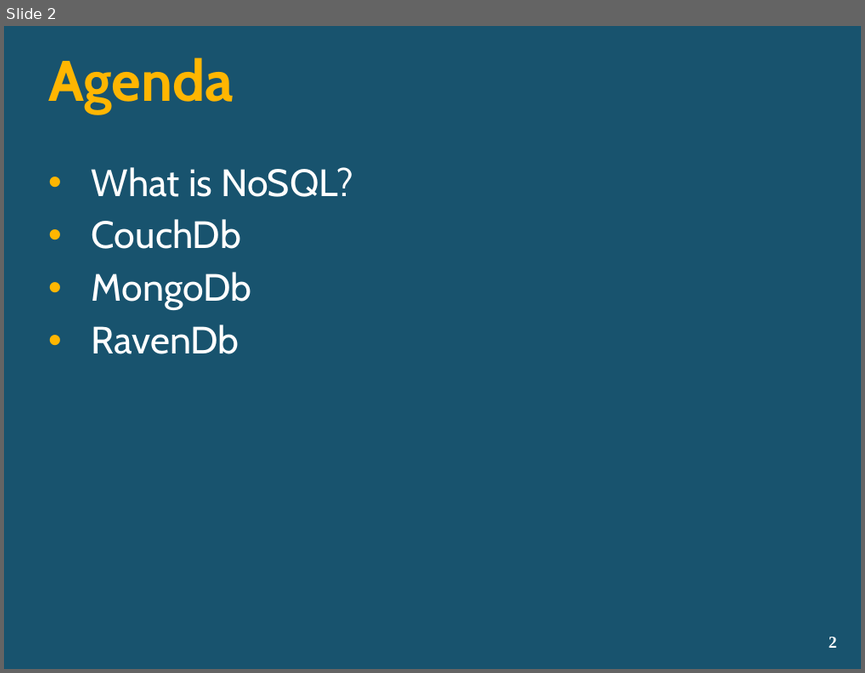
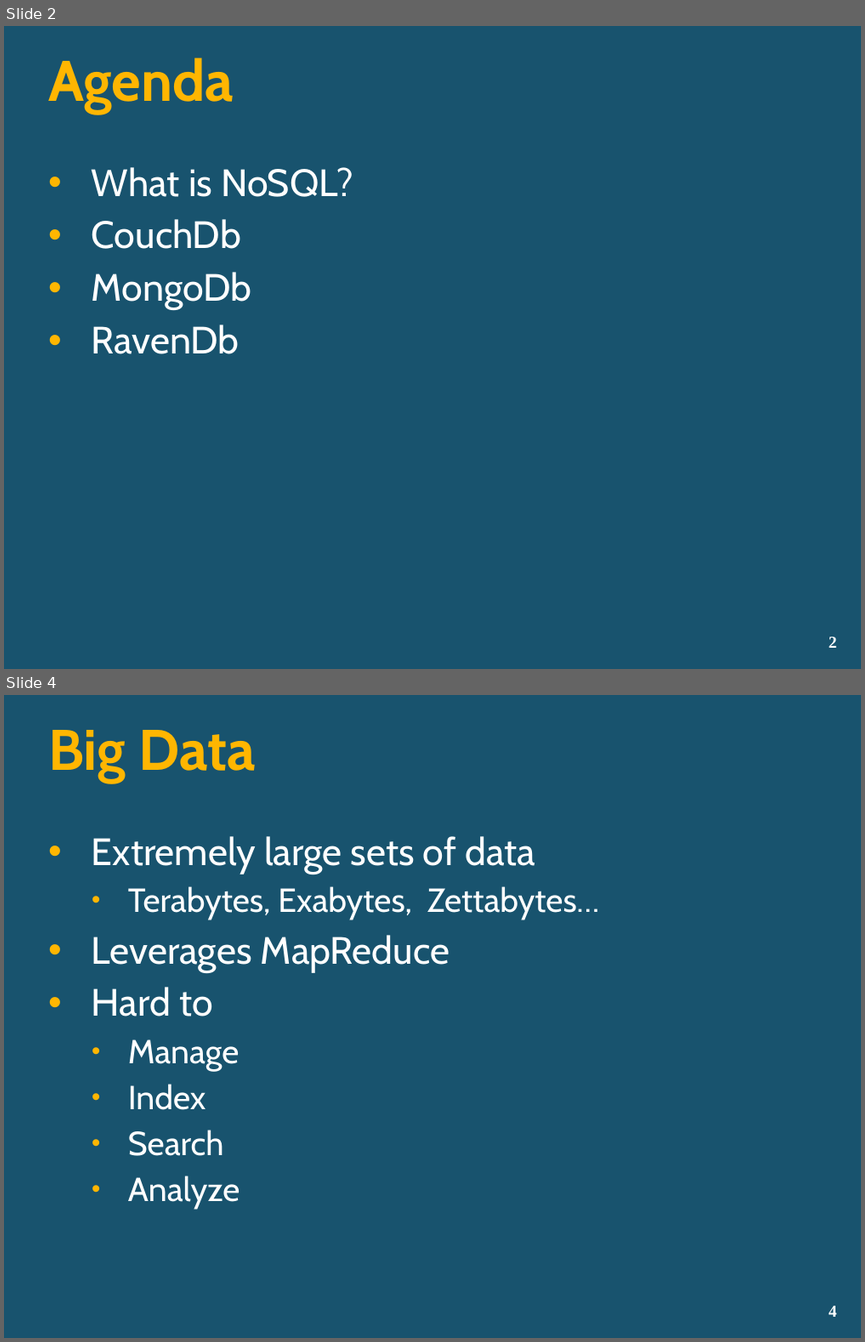
Before and after one commit to lozanotek/nosql, a slide deck: slides/NoSQL.pptx. Shown one above the other, each under a label of ours: slide 2 before the commit, slides 2 and 4 after it; the slides between them are not shown. The pictures are 865x673 and 865x1342 pixels, drawn with LibreOffice and Linux fonts; fonts in the diff are those of the drawing; background and template pictures are left out. Boxes give left, top, right and bottom in pixels: in the first picture for what was removed or moved away, otherwise in the second. Text is boxed around its words. In the diff, an @@ line names an element or a change of style, - is before the commit and + after.

```diff
--- a/slides/NoSQL.pptx
+++ b/slides/NoSQL.pptx
@@ slide 4 added at <box>4,695,861,1338</box>, background picture (left out) @@
@@ title added at <box>48,730,256,783</box>, 48 pt, text #FFB601, bold @@
+Big Data
@@ text added at <box>92,836,599,1209</box>, 28 pt, text #FFFFFF @@
+• Extremely large sets of data
+  • Terabytes, Exabytes, Zettabytes…
+• Leverages MapReduce
+• Hard to
+  • Manage
+  • Index
+  • Search
+  • Analyze
@@ page number added at <box>828,1305,837,1316</box>, 14 pt, text #FFFFFF, bold @@
+4
```
Also in this commit, not shown: 1 slide changed, 18 other slides added.
